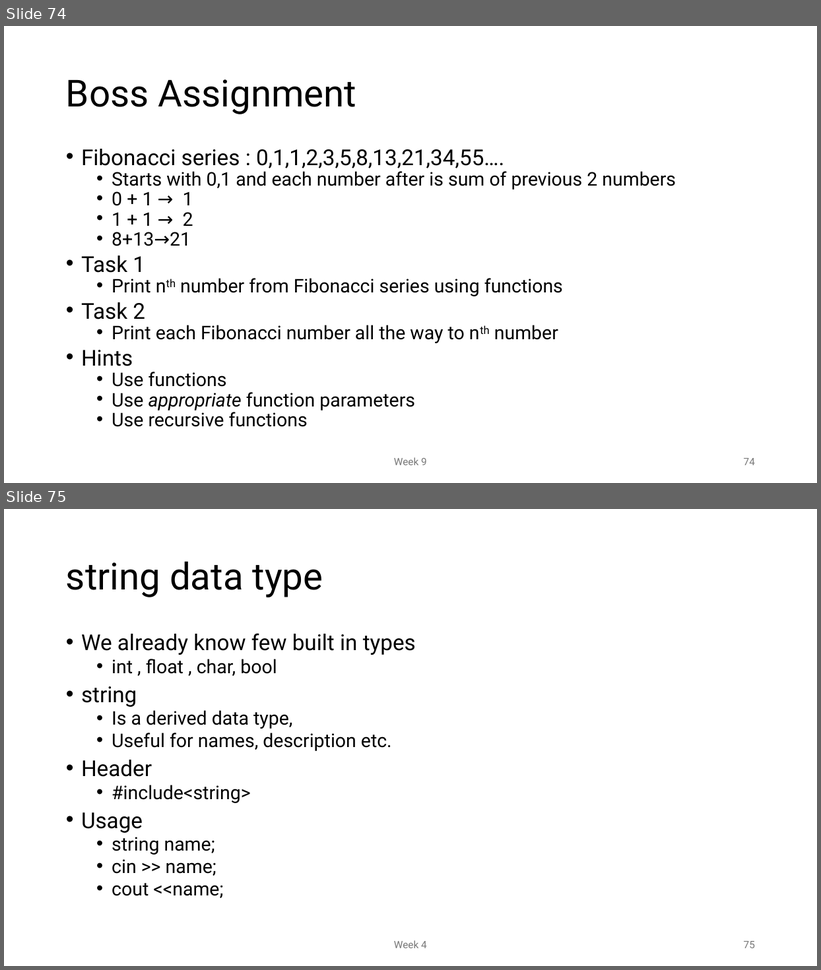
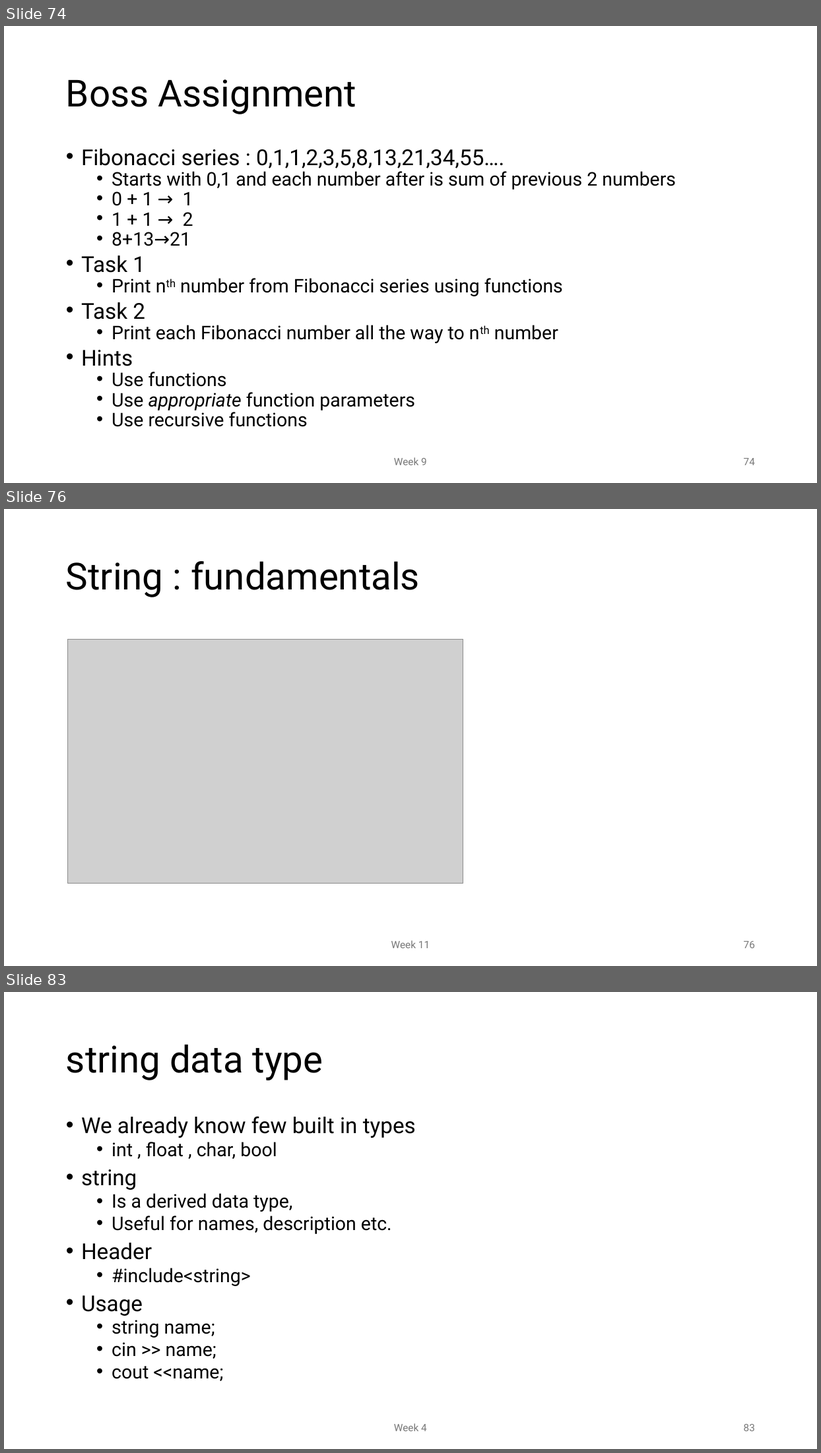
Before and after one commit to MoklaEducation/ems_fall_2025_cpp101, a slide deck: all/Intro to Programming_all.pptx. Shown one above the other, each under a label of ours: slides 74 and 75 before the commit, slides 74, 76 and 83 after it; the slides between them are not shown. The pictures are 821x970 and 821x1453 pixels, drawn with LibreOffice and Linux fonts; fonts in the diff are those of the drawing; grey boxes stand for pictures. Boxes give left, top, right and bottom in pixels: in the first picture for what was removed or moved away, otherwise in the second. Text is boxed around its words. In the diff, an @@ line names an element or a change of style, - is before the commit and + after.

Commit message:
Week 11

```diff
--- a/all/Intro to Programming_all.pptx
+++ b/all/Intro to Programming_all.pptx
@@ slide 76 added at (x1=4, y1=509, x2=817, y2=966), background #FFFFFF @@
@@ title added at (x1=66, y1=561, x2=420, y2=597), 44 pt, text #000000 @@
+String : fundamentals
@@ picture added at (x1=68, y1=640, x2=464, y2=883) @@
@@ text added at (x1=391, y1=941, x2=430, y2=949), 12 pt, text #797979 @@
+Week 11
@@ page number added at (x1=744, y1=941, x2=755, y2=949), 12 pt, text #797979 @@
+76
@@ what was slide 75 is now slide 83 @@
@@ page number at (x1=744, y1=1424, x2=755, y2=1432): text changed @@
-75
+83
```
Also in this commit, not shown: 7 other slides added, 1 other file.
